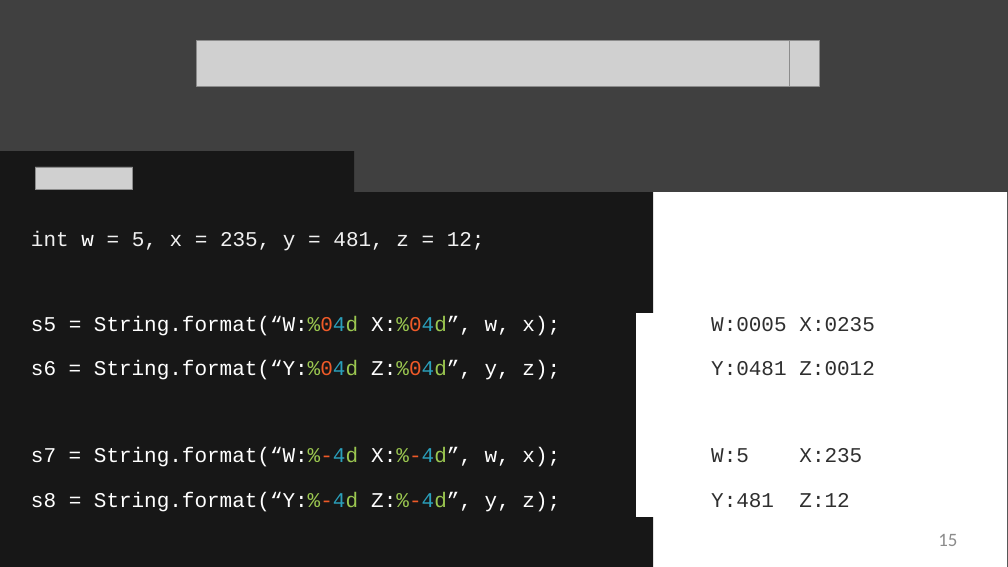
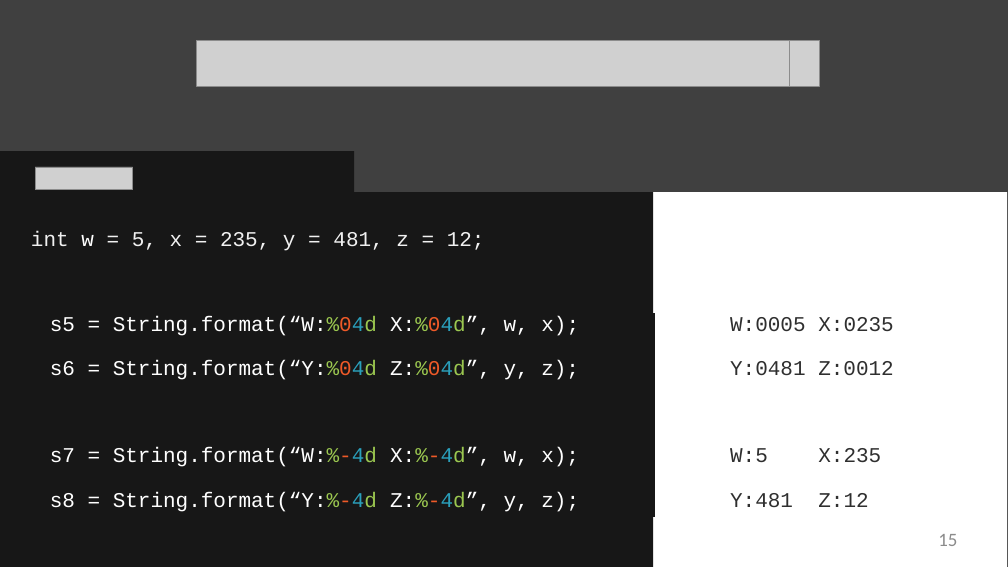
Before and after one commit to StevenJoseph19/JR-31, a slide deck: slide 15 of 1. Core Java 8/Day 2/Slides/8. String Formatting/string-formatting-slides.pptx. Drawn at 1008x567 pixels with LibreOffice and Linux fonts; fonts in the diff are those of the drawing; grey boxes stand for pictures; background and template pictures are left out. Boxes give left, top, right and bottom in pixels: in the first picture for what was removed or moved away, otherwise in the second. Text is boxed around its words. In the diff, an @@ line names an element or a change of style, - is before the commit and + after.

```diff
--- a/1. Core Java 8/Day 2/Slides/8. String Formatting/string-formatting-slides.pptx
+++ b/1. Core Java 8/Day 2/Slides/8. String Formatting/string-formatting-slides.pptx
@@ table: place and size @@
-table at box(29, 313, 878, 517)
+table at box(48, 313, 897, 517)
```
Also in this commit, not shown: 3 other slides changed, 7 other files.
